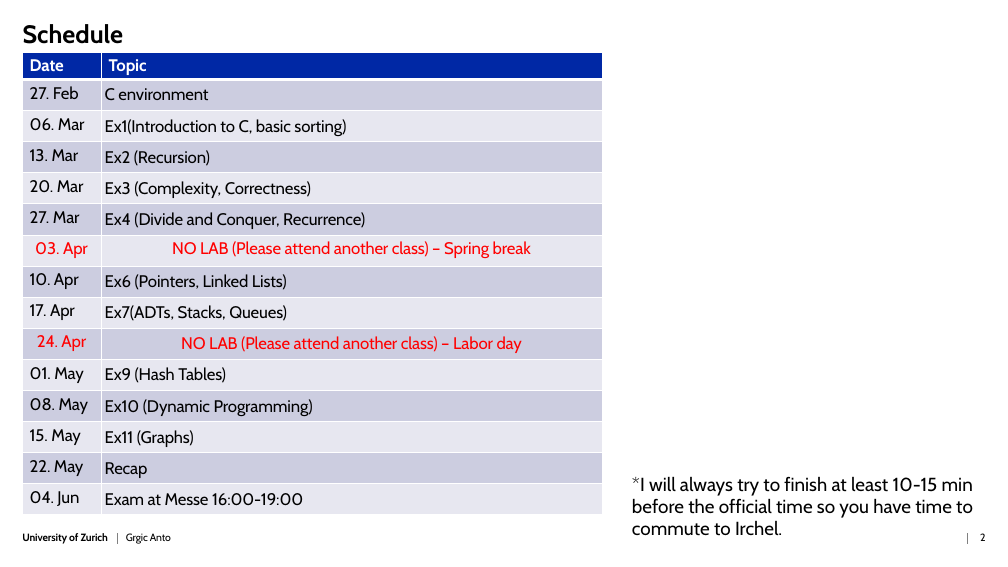
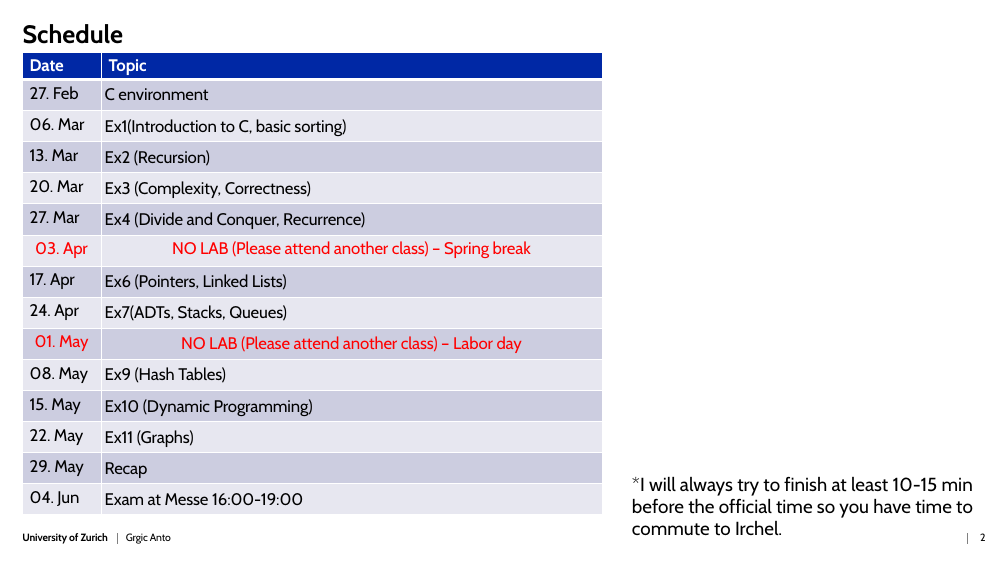
Before and after one commit to AntoGrgic/TutorialSessionsAlgoAndDatastructures, a slide deck: slide 2 of Session0/Session0.pptx. Drawn at 1008x567 pixels with LibreOffice and Linux fonts; fonts in the diff are those of the drawing. Boxes give left, top, right and bottom in pixels: in the first picture for what was removed or moved away, otherwise in the second. Text is boxed around its words. In the diff, an @@ line names an element or a change of style, - is before the commit and + after.

```diff
--- a/Session0/Session0.pptx
+++ b/Session0/Session0.pptx
@@ table at (x1=22, y1=52, x2=602, y2=516) @@
-row 8, column 1: 10. Apr
+row 8, column 1: 17. Apr
-row 9, column 1: 17. Apr
+row 9, column 1: 24. Apr
-row 10, column 1: 24. Apr
+row 10, column 1: 01. May
-row 11, column 1: 01. May
+row 11, column 1: 08. May
-row 12, column 1: 08. May
+row 12, column 1: 15. May
-row 13, column 1: 15. May
+row 13, column 1: 22. May
-row 14, column 1: 22. May
+row 14, column 1: 29. May
```
Also in this commit, not shown: 35 other files.
